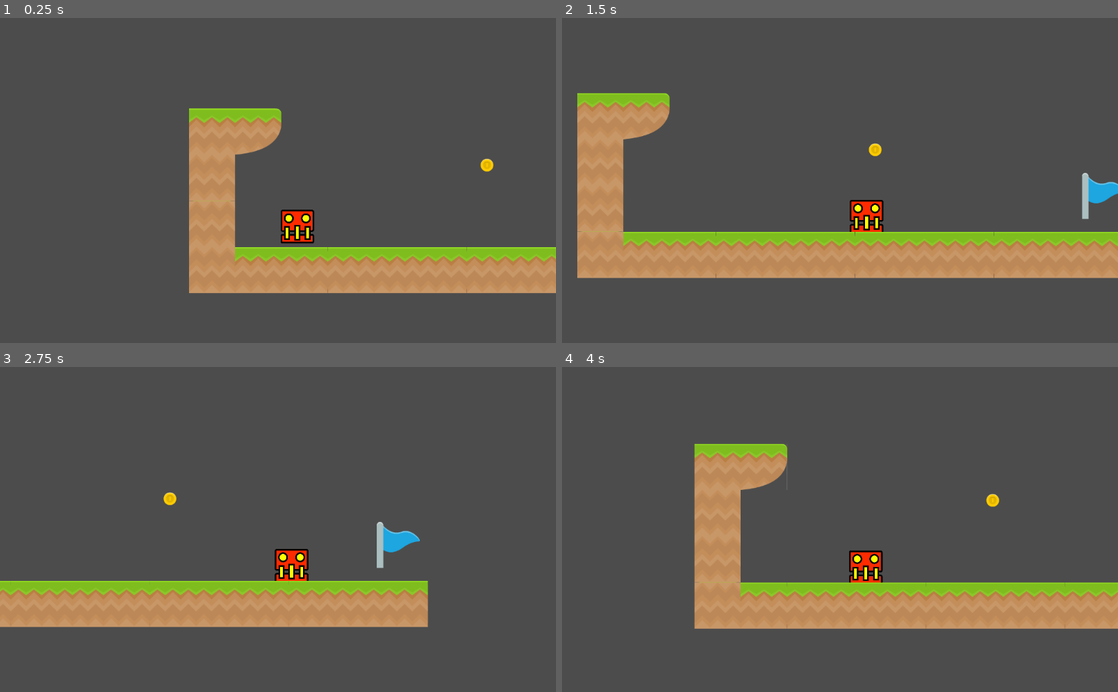
Above: before the commit, frames 1-4 (two rows, left to right).
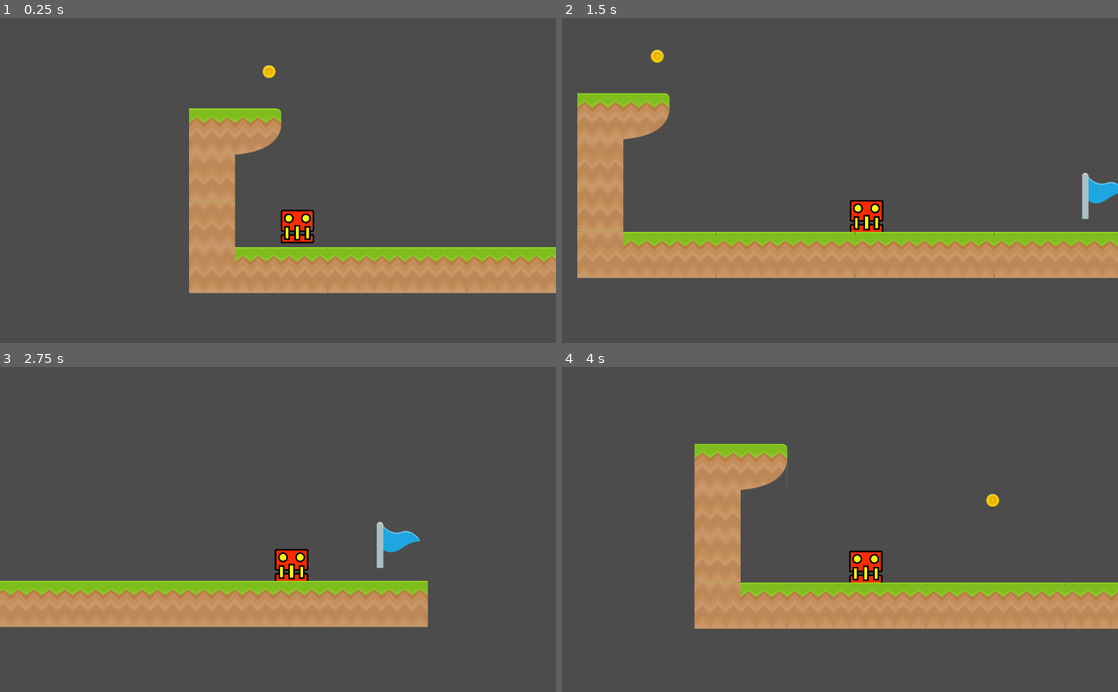
Above: after the commit, the same moments.

Repository: BianchiniMaxi/Programacion-de-Videojuegos-3--Bianchini-Maxi
Game: Godot game, scene res://Scenes/Level 2.tscn
Same seed, same stepped clock (60 frames per second), same inputs: the game is played once before the commit and once after it. This scene is started directly instead of the project's main scene.
Inputs:
- Up to frame 1 (0.25 s): no input
- Up to frame 2 (1.5 s): tap Enter (ui_accept) at 0.5, 0.77 s; hold Right (ui_right) from 0.53 s (still down)
- Up to frame 3 (2.75 s): tap Enter (ui_accept) at 1.52 s; release Right (ui_right) at 2.03 s; hold Left (ui_left) from 2.03 s (still down)
- Up to frame 4 (4 s): release Left (ui_left) at 2.78 s; hold Right (ui_right) from 2.78 s (still down); tap Enter (ui_accept) at 3.02, 3.77 s

The runs differ from the first frame. In frame 1, 0.2% of the frame differs, in the area x 47-89%, y 14-48%; in frame 2, 0.2%; in frame 3, less than 0.1%; in frame 4, nothing differs.

Commit message:
Update Level 2.tscn

Diff:
--- a/MyProyectGodot/Scenes/Level 2.tscn
+++ b/MyProyectGodot/Scenes/Level 2.tscn
@@ -442,7 +442,7 @@
 }
 
 [node name="Coin" type="StaticBody2D" parent="."]
-position = Vector2( 824, -228 )
+position = Vector2( 222, -487 )
 
 [node name="Sprite" type="Sprite" parent="Coin"]
 texture = ExtResource( 3 )
